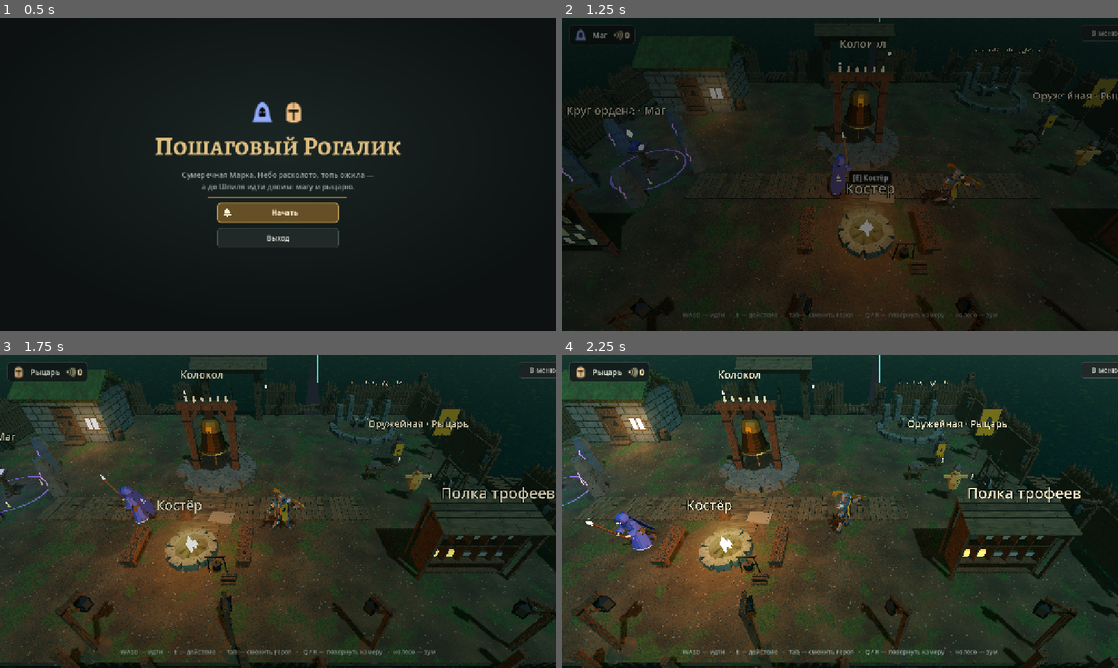
Above: before the commit, frames 1-4 (two rows, left to right).
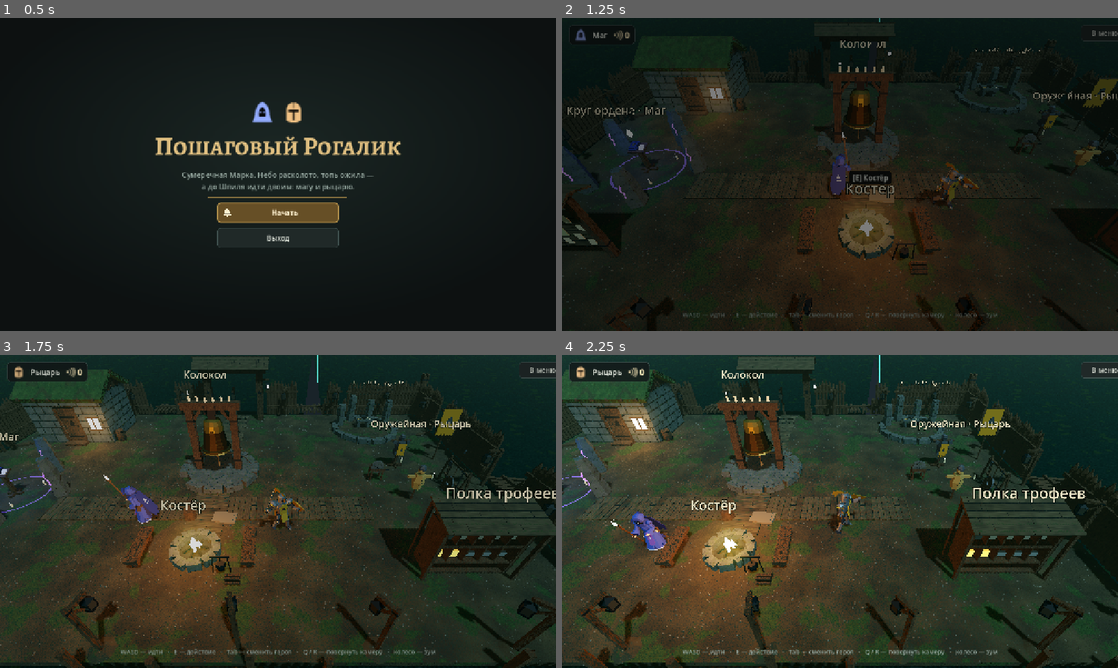
Above: after the commit, the same moments.

Repository: Devourer77/RogalicGame
Game: Godot game, scene res://ui/main_menu.tscn
The game is run twice, just before and just after one commit, with the same random seed, the same clock (stepped at 60 frames per second) and the same inputs.
Inputs (mouse positions are in pixels of both pictures, inside the frame that each line leads up to):
- Up to frame 1 (0.5 s): no input
- Up to frame 2 (1.25 s): click "Начать" at 0.5 s
- Up to frame 3 (1.75 s): tap Enter at 1.25 s; move the mouse to (400, 495) at 1.27 s; hold D (hub_right) from 1.28 s (still down); hold Tab (hub_switch) from 1.28 s (still down); click (400, 495) at 1.42 s
- Up to frame 4 (2.25 s): release D (hub_right) at 2 s; release Tab (hub_switch) at 2 s; drag from (728, 527) to (812, 574) at 2.02 s

Frame 1 is identical in both runs. In frame 2, 0.5% of the frame differs, in the area x 42-76%, y 46-75%; in frame 3, 12%; in frame 4, 16%, in the area x 0-100%, y 0-100%.

Commit message:
Герои садятся на скамьи у костра: анимация Sit
- build_hero.py / build_knight.py: анимация Sit (4 сек, цикл). Маг ссутулился к огню,
  посох прислонён к плечу, греет ладонь, клюёт носом. Рыцарь опёрся на меч, воткнутый
  в землю, щит у ноги, разминает шею.
- build_hub.py: скамьи костра ниже (верх на 0,42 м) — под позу Sit.
- hub_hero.gd: дойдя до места, герой пересаживается на середину скамьи и играет Sit;
  встаёт туда же, откуда сел. На время сидения тело героя не мешает (столкновения выключены).
- hub.gd: _seat_spot() — середина скамьи героя; smoke_hub проверяет расстояние до скамьи.

Co-Authored-By: Claude Opus 5.5 <noreply@anthropic.com>
Claude-Session: https://claude.ai/code/session_01JjJybAHsWNC5UsBPkXSDy3

Diff:
--- a/scripts/hub/hub.gd
+++ b/scripts/hub/hub.gd
@@ -199,8 +199,14 @@
 # там сядут будущие герои (шаман, некромант).
 func _seat_path(hero_id: String) -> Array[Vector3]:
 	var side: float = -1.0 if hero_id == "mage" else 1.0   # Seat1 — запад, Seat2 — восток
-	var path: Array[Vector3] = [Vector3(side * 3.0, 0.0, 3.0), Vector3(side * 3.0, 0.0, 4.5)]
+	var path: Array[Vector3] = [Vector3(side * 3.0, 0.0, 3.0), Vector3(side * 2.55, 0.0, 4.5)]
 	return path
+
+
+# Середина скамьи героя у костра: Seat1 — запад (маг), Seat2 — восток (рыцарь)
+func _seat_spot(hero_id: String) -> Vector3:
+	var side: float = -1.0 if hero_id == "mage" else 1.0
+	return FIRE_POS + Vector3(side * 1.8, 0.0, 0.0)
 
 
 # Tab: следующий герой. Камера перелетает за 0,4 с; быстрые нажатия просто отменяют прошлый перелёт.
@@ -241,7 +247,7 @@
 			d.y = 0.0
 			if d.length() < PERSONAL_STAY_DISTANCE:
 				return
-	h.go_to(_seat_path(h.hero_id), FIRE_POS)
+	h.go_to(_seat_path(h.hero_id), FIRE_POS, _seat_spot(h.hero_id))
 
 
 func _hero_data(hero_id: String) -> HeroData:
--- a/scripts/hub/hub_hero.gd
+++ b/scripts/hub/hub_hero.gd
@@ -36,6 +36,9 @@
 var _seated: bool = false
 var _stuck_timer: float = 0.0
 var _stuck_last_dist: float = 0.0
+var _sit_on: Vector3 = Vector3.INF   # где сесть (середина скамьи); INF — сесть там, где пришёл
+var _sit_from: Vector3 = Vector3.INF # откуда пересели на скамью — сюда же встаём
+var _sit_tween: Tween
 
 
 func _ready() -> void:
@@ -127,9 +130,12 @@
 
 # Идти по точкам пути (последняя — место у костра) и сесть лицом к face_point.
 # Промежуточные точки нужны, чтобы обойти постройки: герой идёт по прямой и сам обходить не умеет.
-func go_to(points: Array[Vector3], face_point: Vector3) -> void:
+# sit_on — середина скамьи: дойдя, герой пересаживается на неё (если у модели есть анимация Sit).
+func go_to(points: Array[Vector3], face_point: Vector3, sit_on: Vector3 = Vector3.INF) -> void:
 	if points.is_empty():
 		return
+	_stand_up()
+	_sit_on = sit_on
 	_path = points.duplicate()
 	_goal = _path[0]
 	_face_point = face_point
@@ -161,11 +167,19 @@
 	if d.length() > 0.01:
 		rotation.y = atan2(-d.x, -d.z)
 	if _anim != null:
-		# Анимации «сидеть» у моделей пока нет: герой стоит у огня и «дышит»
-		if _anim.has_animation("Sit"):
+		if _anim.has_animation("Sit") and _sit_on != Vector3.INF:
+			# Пересаживается на скамью. Скамья — препятствие, поэтому на время отключаем тело героя
+			_sit_from = global_position
+			_set_body_enabled(false)
+			var seat_dir: Vector3 = _face_point - _sit_on
+			seat_dir.y = 0.0
+			if seat_dir.length() > 0.01:
+				rotation.y = atan2(-seat_dir.x, -seat_dir.z)
+			_sit_tween = create_tween()
+			_sit_tween.tween_property(self, "global_position", _sit_on, 0.3)
 			_play_loop("Sit")
 		else:
-			_play_loop("Idle")
+			_play_loop("Idle")   # модели без Sit: стоит у огня и «дышит»
 		return
 	create_tween().tween_property(_mesh_root, "position:y", -SIT_DROP, 0.25)
 
@@ -175,6 +189,20 @@
 		_seated = false
 		if _anim == null:
 			create_tween().tween_property(_mesh_root, "position:y", 0.0, 0.2)
+	if _sit_from != Vector3.INF:
+		# Встаёт со скамьи туда, откуда сел, и снова становится препятствием
+		if _sit_tween != null:
+			_sit_tween.kill()
+		global_position = _sit_from
+		_sit_from = Vector3.INF
+		_set_body_enabled(true)
+		_play_loop("Idle")
+
+
+func _set_body_enabled(value: bool) -> void:
+	for child in get_children():
+		if child is CollisionShape3D:
+			(child as CollisionShape3D).set_deferred("disabled", not value)
 
 
 # Включает зацикленную анимацию, если она ещё не играет (плавный переход 0,15 с)
--- a/tests/smoke_hub.gd
+++ b/tests/smoke_hub.gd
@@ -98,7 +98,7 @@
 	_check(hub.active.can_move, "после перелёта камеры рыцарь снова ходит")
 	await _wait(3.0)
 	var mage: Node = hub.heroes[0]
-	var to_fire: float = (mage.global_position - Vector3(-3.0, 0.0, 4.5)).length()
+	var to_fire: float = (mage.global_position - Vector3(-1.8, 0.0, 4.5)).length()   # скамья мага
 	_check(to_fire < 1.5 or (mage.global_position - Vector3(-8.5, 0, 1.2)).length() < 3.0,
 			"неактивный маг дошёл к костру или стоит у своей точки (до места %.2f м)" % to_fire)
 
Binary file changed: assets/models/hero.glb
Binary file changed: assets/models/hub/campfire.glb
Binary file changed: assets/models/knight.glb
Not shown, changed: assets/models/src/hero.blend
Not shown, changed: assets/models/src/hub_campfire.blend
Not shown, changed: assets/models/src/knight.blend
